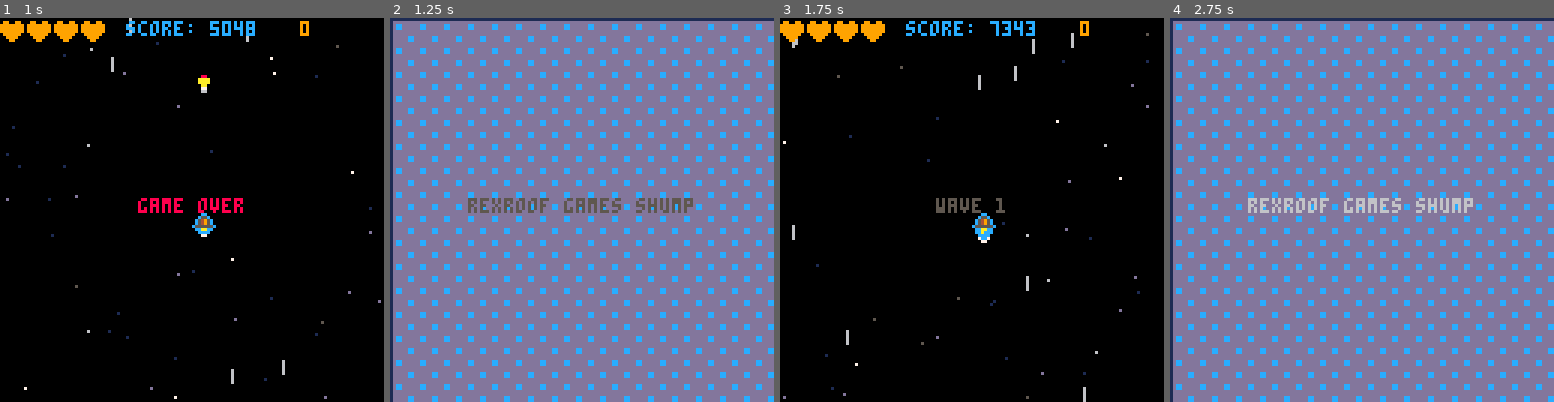
Above: before the commit, frames 1-4 (left to right).
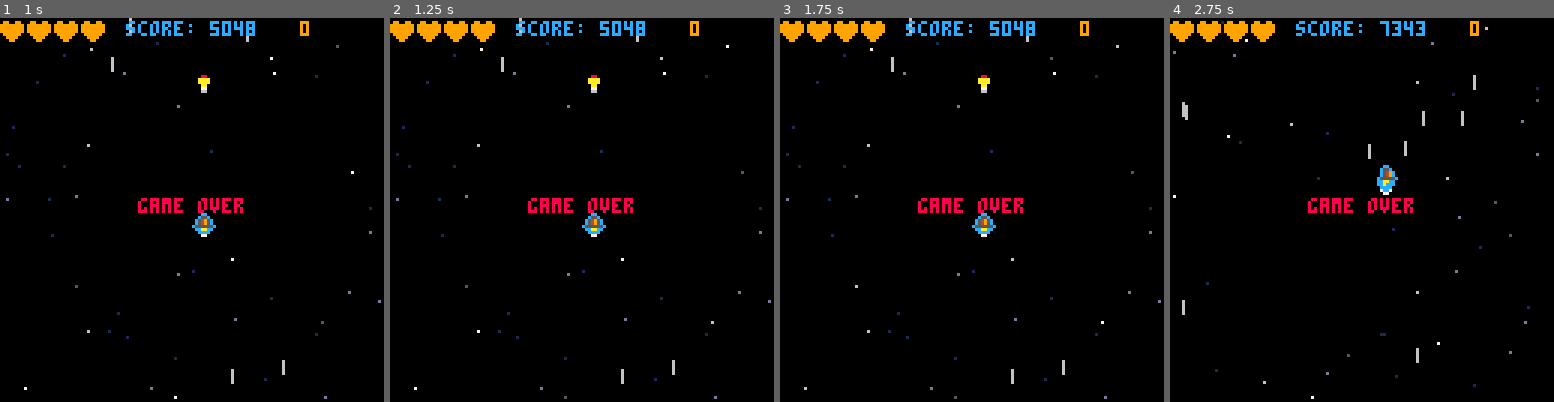
Above: after the commit, the same moments.

Repository: rexroof/carts
Game: PICO-8 cartridge shump.p8
Same seed, same stepped clock (60 frames per second), same inputs: the game is played once before the commit and once after it.
Inputs:
- Up to frame 1 (1 s): tap X (X key) at 0.33 s; tap O (Z key) at 0.7 s
- Up to frame 2 (1.25 s): tap X (X key) at 1.07 s
- Up to frame 3 (1.75 s): hold Right from 1.6 s (still down); tap O (Z key) at 1.7 s
- Up to frame 4 (2.75 s): tap X (X key) at 1.85 s; release Right at 2.1 s; tap O (Z key) at 2.1, 2.5 s; hold Up 2.15-2.42 s; hold Right from 2.47 s (still down)

Frame 1 is identical in both runs. In frame 2, 100% of the frame differs, in the area x 0-100%, y 0-100%; in frame 3, 1.8%; in frame 4, 100%.

Commit message:
add button lockout and adjust hit box widths

Diff:
--- a/shump.p8
+++ b/shump.p8
@@ -25,6 +25,7 @@
  framecount=0
  blink_timer=0
  mode="start"
+ lockout=0  -- button lockout
 end
 
 function _draw()
@@ -152,6 +153,7 @@
     new.h=2
     new.w=2
     new.hp=20
+    new.spd=0.5
     new.ani_speed=0.1
     new.pix={46,44}
     new.pal_shift=0
@@ -162,8 +164,15 @@
 end
 
 function collide(a,b)
+
+ if (not(a.h)) a.h=1
+ if (not(a.w)) a.w=1
+ if (not(b.h)) b.h=1
+ if (not(b.w)) b.w=1
+
  -- collision math
- if ((abs(a.x-b.x)>8) or (abs(a.y-b.y)>8)) then
+ if ( ( abs(a.x-b.x) > ((a.w+b.w)*4) )
+    or (abs(a.y-b.y)> ((a.h+b.h)*4)   ) ) then
   return false
  else
   return true
@@ -300,6 +309,7 @@
  mode="wavetext"
  wavetime=60
  wave_size=5
+ wave=1
 
  heart={pix=14,x=1,y=1}
  emptyheart={pix=13,x=10,y=1}
@@ -313,7 +323,6 @@
  bullet_timer=0
  lifes=4
  maxlifes=4
- wave=1
  enemies={}
  -- explosions={}
  particles={}
@@ -358,6 +367,14 @@
 end
 
 function update_over()
+
+ -- don't do anything until lockout is over
+ if framecount < lockout then
+   return
+ else
+   lockout=0
+ end
+
  -- make sure we have released the buttons so we see the screen
  if btn(4)==false and btn(5)==false then
    buttonrelease=true
@@ -367,11 +384,20 @@
    if btnp(4) or btnp(5) then
      mode="start"
      buttonrelease=false
+     lockout=0
    end
  end
 end
 
 function update_win()
+
+ -- don't do anything until lockout is over
+ if framecount < lockout then
+   return
+ else
+   lockout=0
+ end
+
  -- make sure we have released the buttons so we see the screen
  if btn(4)==false and btn(5)==false then
    buttonrelease=true
@@ -428,6 +454,7 @@
 
  if btnp(4) then
    mode="over"
+   lockout=framecount+30
  end
 
  -- if (btnp(5)) bullet_timer=0
@@ -483,7 +510,12 @@
  -- cycle through all enemies
  for e in all (enemies) do
    e.y+=e.spd
-   if (e.y > 130) e.y=-10
+   -- if enemy has left screeen
+   if (e.y > 130) then
+     -- used to reset to top e.y=-10
+     -- delete it, it's gone!
+     del(enemies, e)
+   end
 
    -- move this into an e:update function?
    e.ani+=e.ani_speed
@@ -512,7 +544,10 @@
      sfx(1)
      invuln=200  -- frames of invulnerability
    end
-   if (lifes<=0) mode="over" -- this should be a function inside ship obj?
+   if (lifes<=0) then
+     mode="over" -- this should be a function inside ship obj?
+     lockout=framecount+30
+   end
  end -- for e in enemies
 
  if (#enemies == 0) and (wavetime <= 0) then
@@ -523,6 +558,7 @@
 
    if wave>5 then
      mode="win"
+     lockout=framecount+30
    end
  end
 
